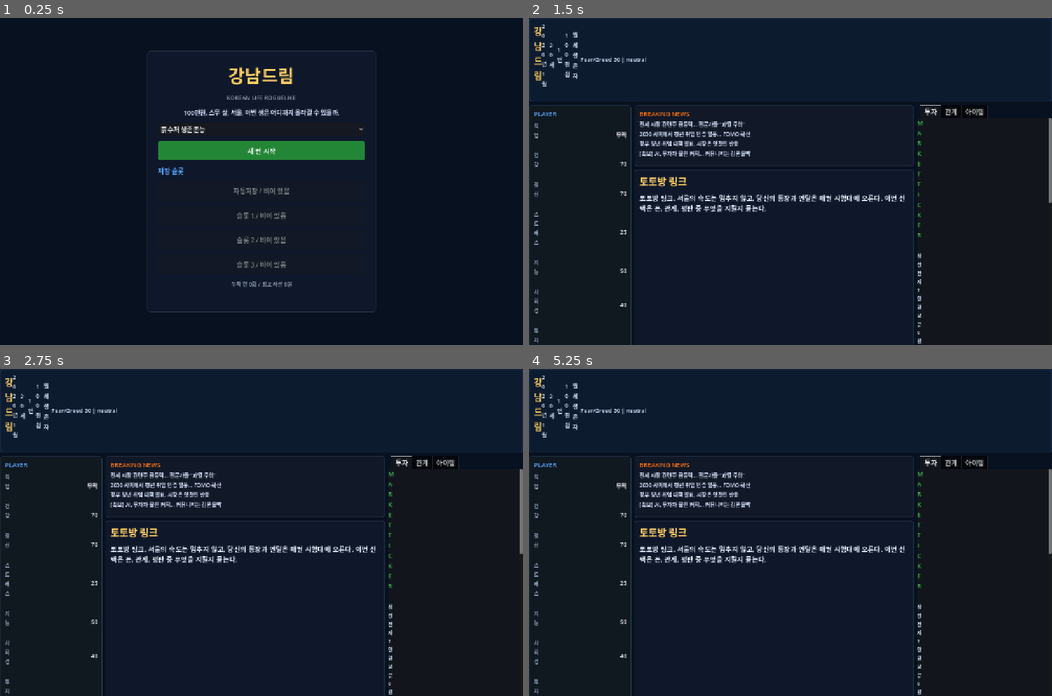
Above: before the commit, frames 1-4 (two rows, left to right).
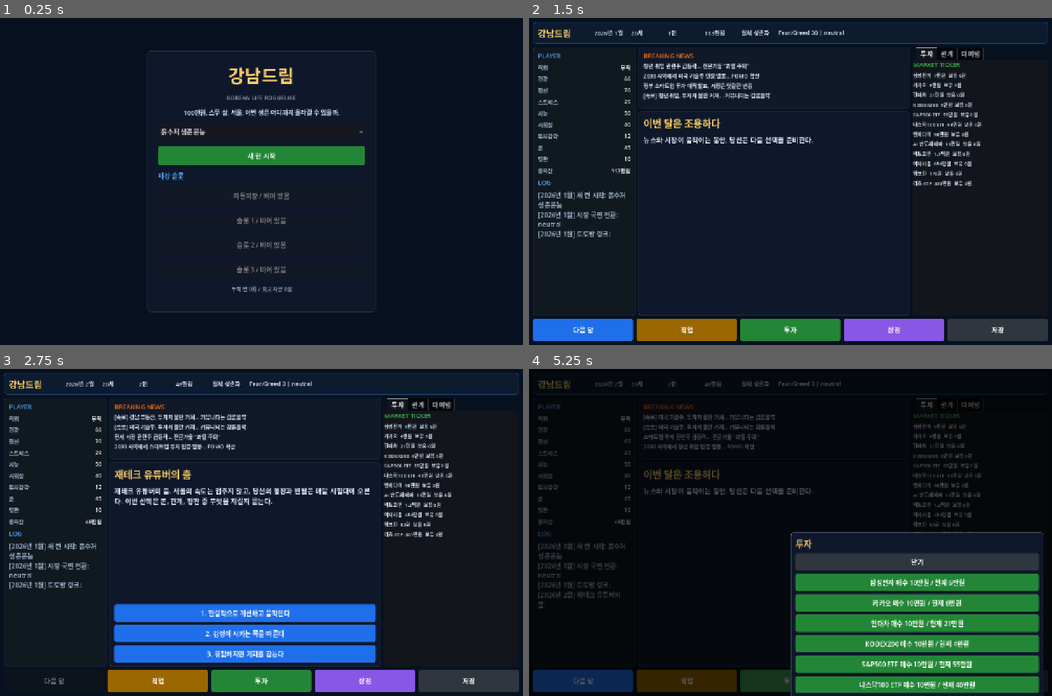
Above: after the commit, the same moments.

Repository: junheeleee/OrbitSprint
Game: Godot game, scene res://scenes/StartMenu.tscn
Same seed, same stepped clock (60 frames per second), same inputs: the game is played once before the commit and once after it.
Inputs (mouse positions are in pixels of both pictures, inside the frame that each line leads up to):
- Up to frame 1 (0.25 s): no input
- Up to frame 2 (1.5 s): click "새 런 시작" at 0.5 s; click (774, 263) at 1.25 s, where only the run after the commit has a clickable "1. 현실적으로 계산하고 움직인다"
- Up to frame 3 (2.75 s): click (52, 679) at 2 s, where only the run after the commit has a clickable "다음 달"
- Up to frame 4 (5.25 s): click (774, 633) at 2.75 s, where only the run after the commit has a clickable "2. 감정이 시키는 쪽을 따른다"; click (685, 679) at 3.5 s, where only the run after the commit has a clickable "직업"; click (916, 561) at 4.25 s, where only the run after the commit has a clickable "닫기"; click (790, 679) at 5 s, where only the run after the commit has a clickable "투자"

The runs differ from the first frame. In frame 1, 2.6% of the frame differs, in the area x 30-70%, y 33-84%; in frame 2, 16%; in frame 3, 24%; in frame 4, 71%, in the area x 0-100%, y 0-100%.

Commit message:
Fix Godot UI wrapping and input blocking

Diff:
--- a/gangnam_dream/scenes/MainGame.gd
+++ b/gangnam_dream/scenes/MainGame.gd
@@ -48,16 +48,17 @@
 func _build_ui():
 	var bg = ColorRect.new()
 	bg.color = Color("#07111f")
+	bg.mouse_filter = Control.MOUSE_FILTER_IGNORE
 	bg.set_anchors_preset(Control.PRESET_FULL_RECT)
 	add_child(bg)
 
 	var root = VBoxContainer.new()
 	root.set_anchors_preset(Control.PRESET_FULL_RECT)
+	root.offset_left = 10
+	root.offset_top = 10
+	root.offset_right = -10
+	root.offset_bottom = -10
 	root.add_theme_constant_override("separation", 8)
-	root.add_theme_constant_override("margin_left", 10)
-	root.add_theme_constant_override("margin_right", 10)
-	root.add_theme_constant_override("margin_top", 10)
-	root.add_theme_constant_override("margin_bottom", 10)
 	add_child(root)
 
 	_build_top_bar(root)
@@ -77,14 +78,19 @@
 	panel.custom_minimum_size = Vector2(0, 52)
 	parent.add_child(panel)
 	var row = HBoxContainer.new()
+	row.size_flags_horizontal = Control.SIZE_EXPAND_FILL
+	row.size_flags_vertical = Control.SIZE_EXPAND_FILL
 	row.add_theme_constant_override("separation", 18)
 	panel.add_child(row)
 	var title = _label("강남드림", 22, "#ffd166")
+	title.custom_minimum_size = Vector2(120, 0)
 	row.add_child(title)
 	for key in ["date", "age", "turn", "money", "tier", "market"]:
 		var label = _label("", 14, "#dbe7ff")
+		label.custom_minimum_size = Vector2(72, 0)
 		label.size_flags_horizontal = Control.SIZE_SHRINK_CENTER
 		if key == "market":
+			label.custom_minimum_size = Vector2(180, 0)
 			label.size_flags_horizontal = Control.SIZE_EXPAND_FILL
 		top_labels[key] = label
 		row.add_child(label)
@@ -92,6 +98,7 @@
 func _build_left_panel(parent):
 	var panel = _panel("#101820", "#243447")
 	panel.custom_minimum_size = Vector2(250, 0)
+	panel.size_flags_vertical = Control.SIZE_EXPAND_FILL
 	parent.add_child(panel)
 	var box = VBoxContainer.new()
 	box.add_theme_constant_override("separation", 8)
@@ -100,9 +107,12 @@
 	for key in ["job", "health", "mental", "stress", "intelligence", "social_skill", "investment_skill", "luck", "reputation", "asset"]:
 		var row = HBoxContainer.new()
 		box.add_child(row)
-		row.add_child(_label(_stat_name(key), 13, "#9fb3c8"))
+		var name_label = _label(_stat_name(key), 13, "#9fb3c8")
+		name_label.custom_minimum_size = Vector2(86, 0)
+		row.add_child(name_label)
 		var value = _label("", 13, "#ffffff")
 		value.horizontal_alignment = HORIZONTAL_ALIGNMENT_RIGHT
+		value.custom_minimum_size = Vector2(120, 0)
 		value.size_flags_horizontal = Control.SIZE_EXPAND_FILL
 		stat_labels[key] = value
 		row.add_child(value)
@@ -117,6 +127,7 @@
 func _build_center_panel(parent):
 	var center = VBoxContainer.new()
 	center.size_flags_horizontal = Control.SIZE_EXPAND_FILL
+	center.size_flags_vertical = Control.SIZE_EXPAND_FILL
 	center.add_theme_constant_override("separation", 8)
 	parent.add_child(center)
 
@@ -149,6 +160,7 @@
 func _build_right_panel(parent):
 	var tabs = TabContainer.new()
 	tabs.custom_minimum_size = Vector2(330, 0)
+	tabs.size_flags_vertical = Control.SIZE_EXPAND_FILL
 	parent.add_child(tabs)
 
 	investment_box = _tab_box(tabs, "투자")
@@ -157,6 +169,7 @@
 
 func _build_bottom_bar(parent):
 	var row = HBoxContainer.new()
+	row.custom_minimum_size = Vector2(0, 54)
 	row.add_theme_constant_override("separation", 8)
 	parent.add_child(row)
 	next_button = _button("다음 달", "#1f6feb")
@@ -178,12 +191,14 @@
 func _build_modal():
 	modal_layer = ColorRect.new()
 	modal_layer.color = Color(0, 0, 0, 0.65)
+	modal_layer.mouse_filter = Control.MOUSE_FILTER_IGNORE
 	modal_layer.set_anchors_preset(Control.PRESET_FULL_RECT)
 	modal_layer.visible = false
 	add_child(modal_layer)
 	var panel = _panel("#0f172a", "#64748b")
 	panel.set_anchors_preset(Control.PRESET_CENTER)
 	panel.custom_minimum_size = Vector2(620, 520)
+	panel.mouse_filter = Control.MOUSE_FILTER_STOP
 	modal_layer.add_child(panel)
 	modal_body = VBoxContainer.new()
 	modal_body.add_theme_constant_override("separation", 8)
@@ -265,7 +280,7 @@
 	var items = GameState.news_log.slice(max(0, GameState.news_log.size() - 4))
 	for news in items:
 		var text = str(news.get("headline", "")).format({"topic": _random_topic(news)})
-		news_box.add_child(_label(text, 13, "#dbe7ff"))
+		news_box.add_child(_wrap_label(text, 13, "#dbe7ff"))
 
 func _render_sidebars():
 	_clear_box(investment_box)
@@ -352,9 +367,11 @@
 	close.pressed.connect(_close_modal)
 	modal_body.add_child(close)
 	modal_layer.visible = true
+	modal_layer.mouse_filter = Control.MOUSE_FILTER_STOP
 
 func _close_modal():
 	modal_layer.visible = false
+	modal_layer.mouse_filter = Control.MOUSE_FILTER_IGNORE
 
 func _show_ending(ending_id):
 	_open_modal("엔딩")
@@ -372,6 +389,7 @@
 	scroll.name = title
 	tabs.add_child(scroll)
 	var box = VBoxContainer.new()
+	box.size_flags_horizontal = Control.SIZE_EXPAND_FILL
 	box.add_theme_constant_override("separation", 6)
 	scroll.add_child(box)
 	return box
@@ -397,15 +415,24 @@
 func _label(text, size, color):
 	var label = Label.new()
 	label.text = text
-	label.autowrap_mode = TextServer.AUTOWRAP_WORD_SMART
+	label.autowrap_mode = TextServer.AUTOWRAP_OFF
+	label.clip_text = true
 	label.add_theme_font_size_override("font_size", size)
 	label.add_theme_color_override("font_color", Color(color))
+	return label
+
+func _wrap_label(text, size, color):
+	var label = _label(text, size, color)
+	label.autowrap_mode = TextServer.AUTOWRAP_WORD_SMART
+	label.clip_text = false
+	label.size_flags_horizontal = Control.SIZE_EXPAND_FILL
 	return label
 
 func _button(text, color):
 	var button = Button.new()
 	button.text = text
 	button.custom_minimum_size = Vector2(0, 42)
+	button.size_flags_horizontal = Control.SIZE_EXPAND_FILL
 	var normal = StyleBoxFlat.new()
 	normal.bg_color = Color(color)
 	normal.set_corner_radius_all(5)
--- a/gangnam_dream/scenes/StartMenu.gd
+++ b/gangnam_dream/scenes/StartMenu.gd
@@ -8,6 +8,7 @@
 func _build_ui():
 	var bg = ColorRect.new()
 	bg.color = Color("#07111f")
+	bg.mouse_filter = Control.MOUSE_FILTER_IGNORE
 	bg.set_anchors_preset(Control.PRESET_FULL_RECT)
 	add_child(bg)
 
@@ -38,6 +39,8 @@
 	box.add_child(_label("100만원, 스무 살, 서울. 이번 생은 어디까지 올라갈 수 있을까.", 15, "#dbe7ff", HORIZONTAL_ALIGNMENT_CENTER))
 
 	trait_option = OptionButton.new()
+	trait_option.custom_minimum_size = Vector2(360, 44)
+	trait_option.size_flags_horizontal = Control.SIZE_EXPAND_FILL
 	for trait_name in MetaProgression.get_unlocked_traits():
 		trait_option.add_item(trait_name)
 	box.add_child(trait_option)
@@ -82,7 +85,9 @@
 	var label = Label.new()
 	label.text = text
 	label.horizontal_alignment = align
-	label.autowrap_mode = TextServer.AUTOWRAP_WORD_SMART
+	label.autowrap_mode = TextServer.AUTOWRAP_OFF
+	label.clip_text = true
+	label.custom_minimum_size = Vector2(360, 0)
 	label.add_theme_font_size_override("font_size", size)
 	label.add_theme_color_override("font_color", Color(color))
 	return label
@@ -90,7 +95,8 @@
 func _button(text, color):
 	var button = Button.new()
 	button.text = text
-	button.custom_minimum_size = Vector2(0, 46)
+	button.custom_minimum_size = Vector2(360, 46)
+	button.size_flags_horizontal = Control.SIZE_EXPAND_FILL
 	var normal = StyleBoxFlat.new()
 	normal.bg_color = Color(color)
 	normal.set_corner_radius_all(6)
